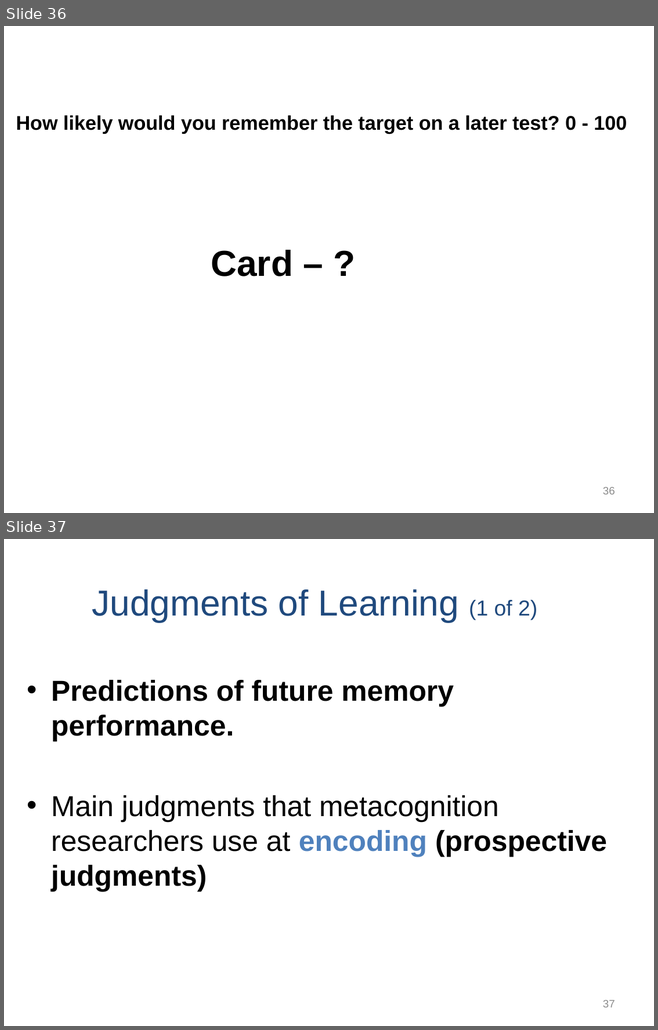
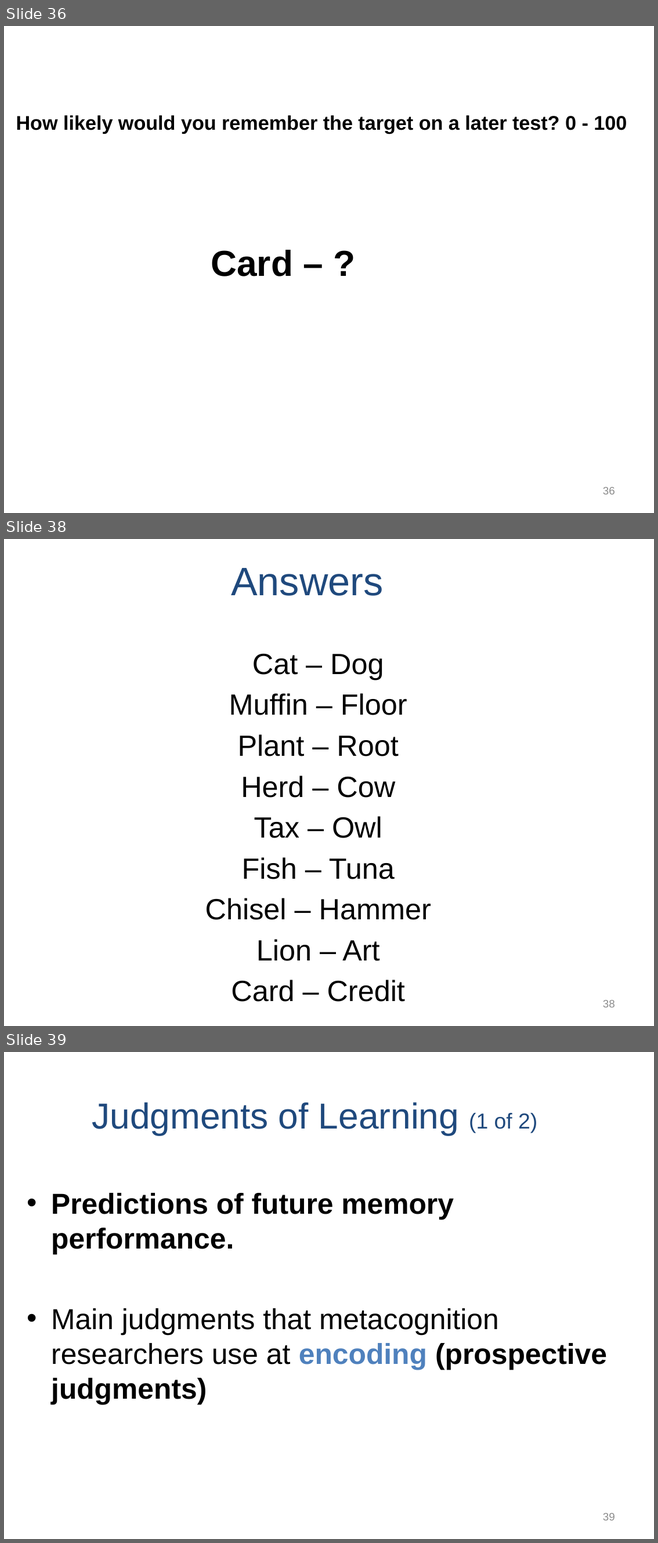
Before and after one commit to npm27/Teaching-Materials, a slide deck: Memory/Slides/Chapter 8.PPTX. Shown one above the other, each under a label of ours: slides 36 and 37 before the commit, slides 36, 38 and 39 after it; the slides between them are not shown. The pictures are 658x1030 and 658x1543 pixels, drawn with LibreOffice and Linux fonts; fonts in the diff are those of the drawing. Boxes give left, top, right and bottom in pixels: in the first picture for what was removed or moved away, otherwise in the second. Text is boxed around its words. In the diff, an @@ line names an element or a change of style, - is before the commit and + after.

```diff
--- a/Memory/Slides/Chapter 8.PPTX
+++ b/Memory/Slides/Chapter 8.PPTX
@@ slide 38 added at (x1=4, y1=539, x2=654, y2=1026), background #FFFFFF @@
@@ title added at (x1=231, y1=568, x2=383, y2=596), 44 pt, text #1F497D @@
+Answers
@@ text added at (x1=205, y1=653, x2=431, y2=1002), 32.4 pt, text #000000 @@
+Cat – Dog
+Muffin – Floor
+Plant – Root
+Herd – Cow
+Tax – Owl
+Fish – Tuna
+Chisel – Hammer
+Lion – Art
+Card – Credit
@@ page number added at (x1=603, y1=1000, x2=615, y2=1008), 12 pt, text #8C8C8C @@
+38
@@ what was slide 37 is now slide 39 @@
@@ page number at (x1=603, y1=1513, x2=615, y2=1521): text changed @@
-37
+39
```
Also in this commit, not shown: 2 slides changed, 1 other slide added, 2 other files.
